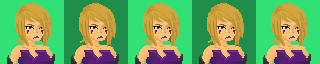
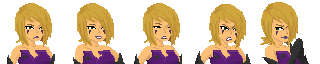
Two versions of the same layered image (320x64). Layer-by-layer changes:
painted on "Layer 3" over left=71, top=2, right=311, bottom=64
hid "Layer 0" over left=0, top=0, right=320, bottom=64
